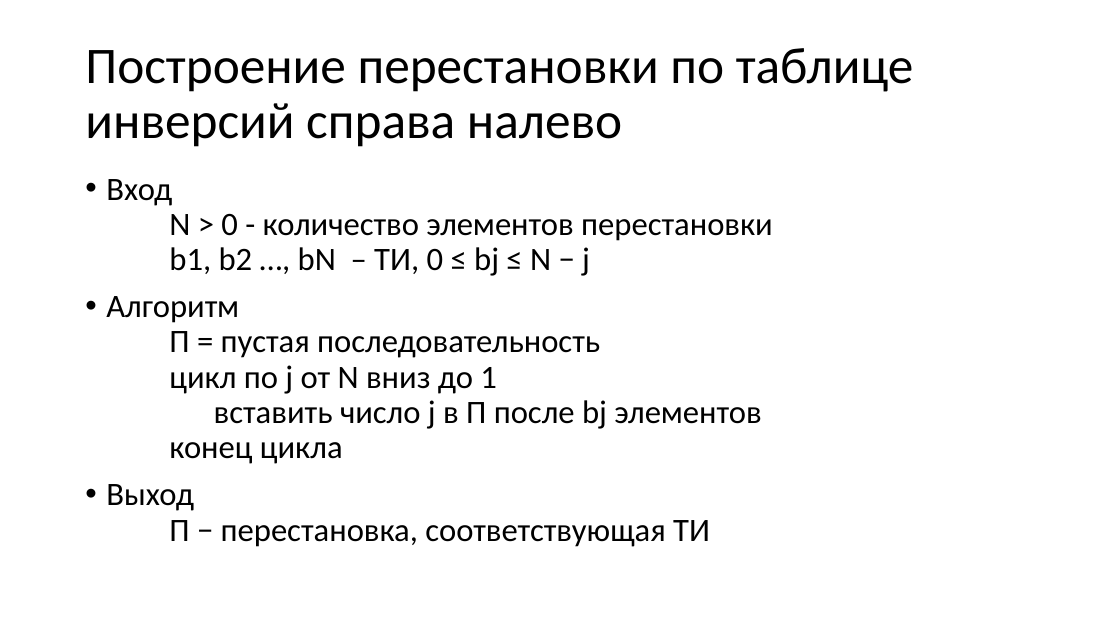
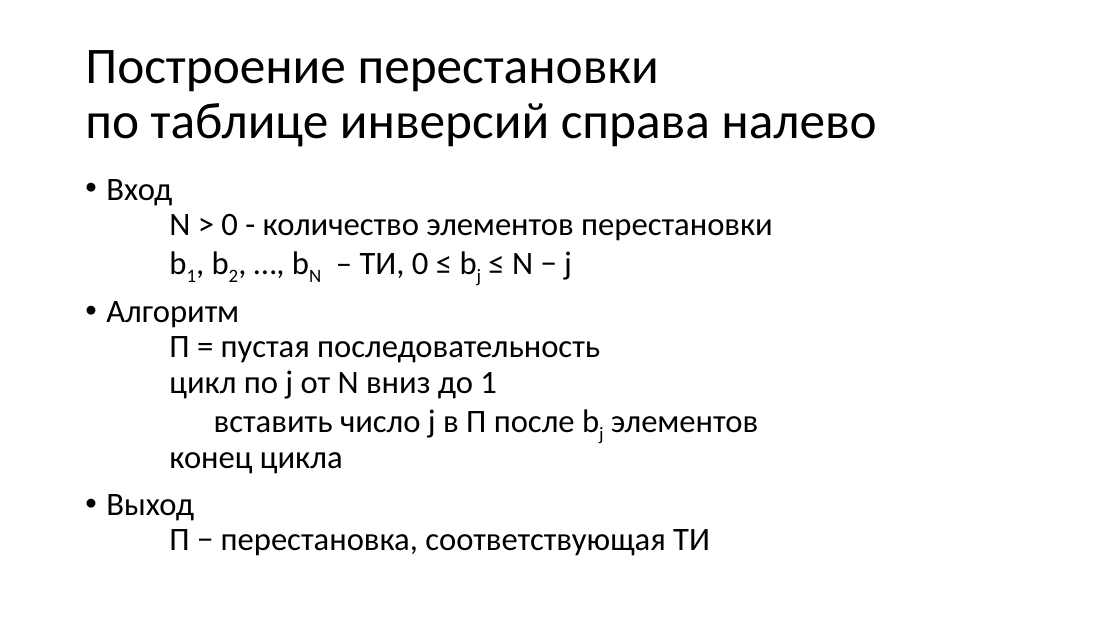
Before and after one commit to Evgueni-Petrov-aka-espetrov/Algorithms-and-Programming-in-C-pptx, a slide deck: slide 10 of 23 Перестановки.pptx. Drawn at 1120x630 pixels with LibreOffice and Linux fonts; fonts in the diff are those of the drawing. Boxes give left, top, right and bottom in pixels: in the first picture for what was removed or moved away, otherwise in the second. Text is boxed around its words. In the diff, an @@ line names an element or a change of style, - is before the commit and + after.

Commit message:
уточнил формулировки; добавил оценку сложности алгоритма Дейкстры в среднем

```diff
--- a/23 Перестановки.pptx
+++ b/23 Перестановки.pptx
@@ title "Построение перестановки по таблице инверсий ..." rewrapped from (x1=85, y1=48, x2=914, y2=147) to (x1=85, y1=50, x2=876, y2=147) @@
@@ text at (x1=106, y1=179, x2=773, y2=280): text changed @@
-• Вход
-  N > 0 - количество элементов перестановки
-  b1, b2 …, bN – ТИ, 0 ≤ bj ≤ N − j
+• Вход
+  N > 0 - количество элементов перестановки
+  b1, b2, …, bN – ТИ, 0 ≤ bj ≤ N − j
@@ text at (x1=106, y1=301, x2=758, y2=474): now subscript in "bj" @@
```
Also in this commit, not shown: 19 other slides changed, 1 slide added.
